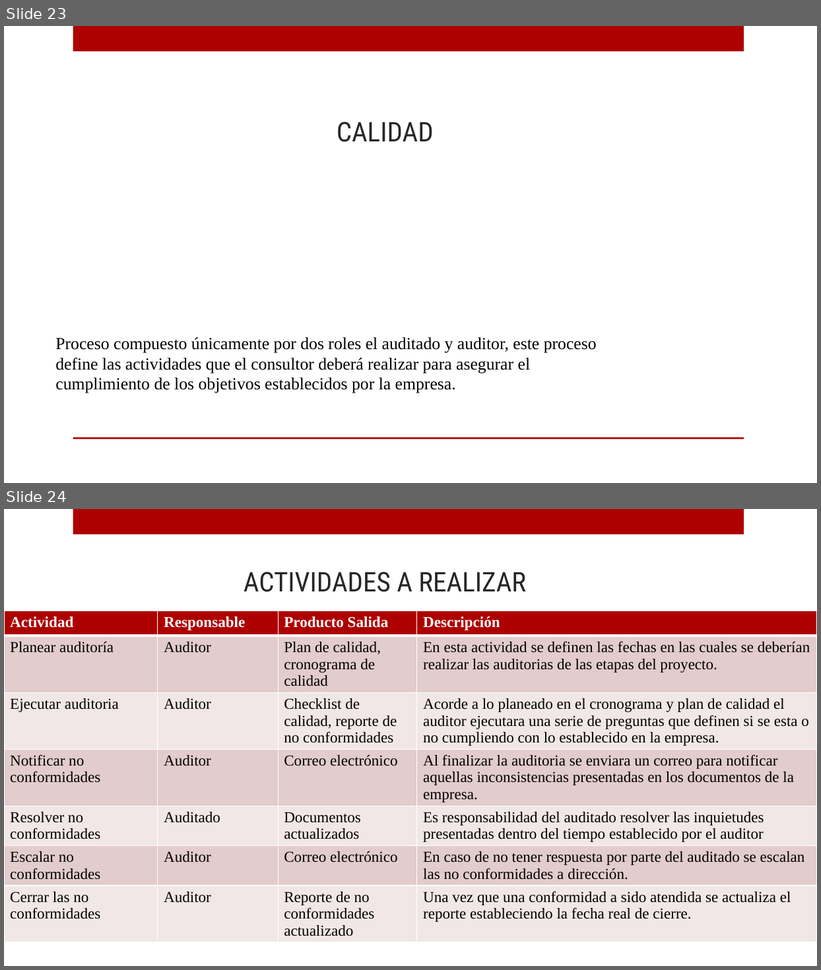
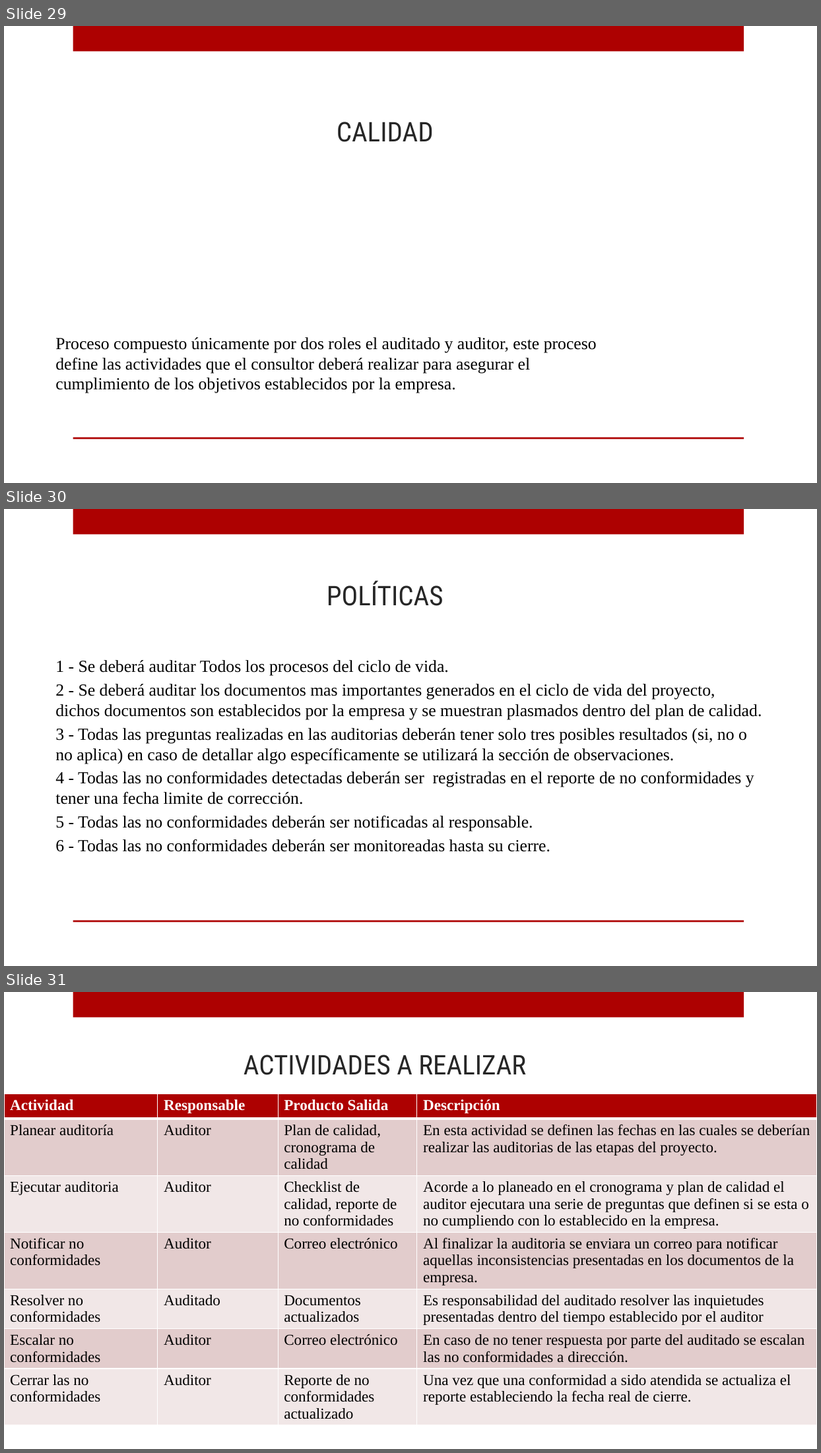
Before and after one commit to ricardo-novelasos/SOSQTP, a slide deck: capacitacion.pptx. Shown one above the other, each under a label of ours: slides 23 and 24 before the commit, slides 29, 30 and 31 after it. The pictures are 821x970 and 821x1453 pixels, drawn with LibreOffice and Linux fonts; fonts in the diff are those of the drawing; background and template pictures are left out. Boxes give left, top, right and bottom in pixels: in the first picture for what was removed or moved away, otherwise in the second. Text is boxed around its words. In the diff, an @@ line names an element or a change of style, - is before the commit and + after.

Commit message:
Capacitacion de procesos

```diff
--- a/capacitacion.pptx
+++ b/capacitacion.pptx
@@ slide 30 added at <box>4,509,817,966</box>, background picture (left out); not listed: 2 template elements that a slide beside it also shows @@
@@ title added at <box>327,580,444,606</box>, 32 pt, text #262626 @@
+POLÍTICAS
@@ text added at <box>55,660,762,852</box>, 20 pt, text #000000 @@
+1 - Se deberá auditar Todos los procesos del ciclo de vida.
+2 - Se deberá auditar los documentos mas importantes generados en el ciclo de vida del proyecto, dichos documentos son establecidos por la empresa y se muestran plasmados dentro del plan de calidad.
+3 - Todas las preguntas realizadas en las auditorias deberán tener solo tres posibles resultados (si, no o no aplica) en caso de detallar algo específicamente se utilizará la sección de observaciones.
+4 - Todas las no conformidades detectadas deberán ser registradas en el reporte de no conformidades y tener una fecha limite de corrección.
+5 - Todas las no conformidades deberán ser notificadas al responsable.
+6 - Todas las no conformidades deberán ser monitoreadas hasta su cierre.
@@ what was slide 23 is now slide 29 @@
@@ what was slide 24 is now slide 31 @@
```
Also in this commit, not shown: 1 slide changed, 8 other slides added.
